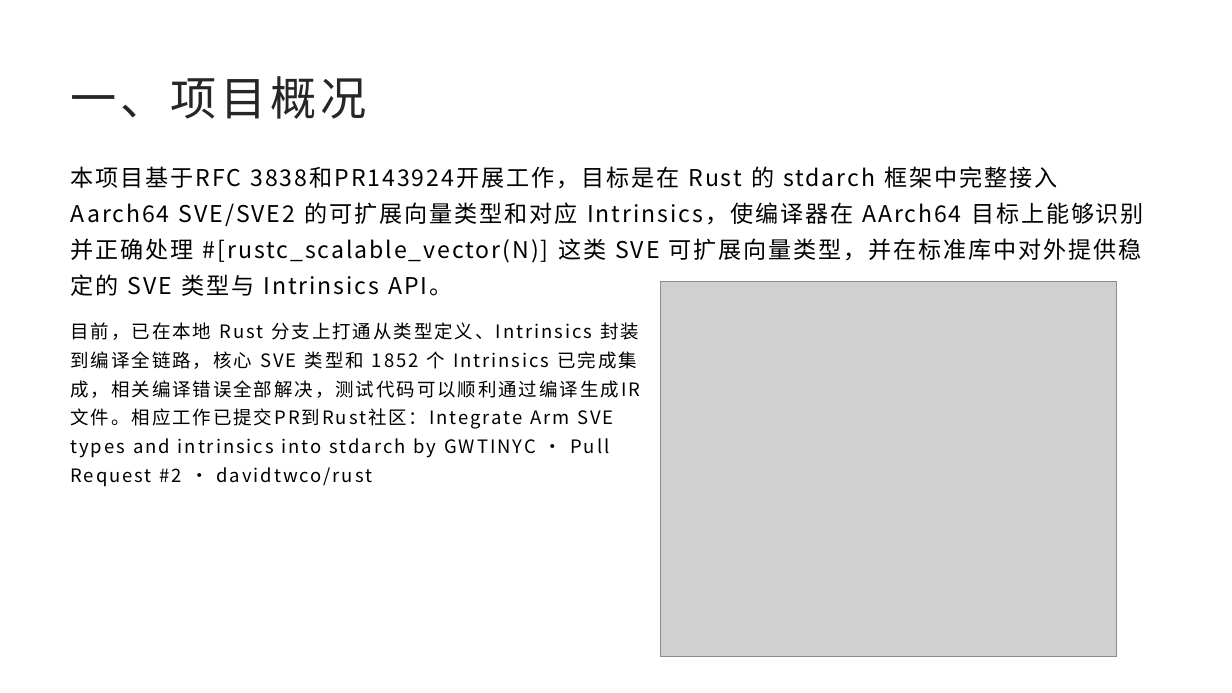
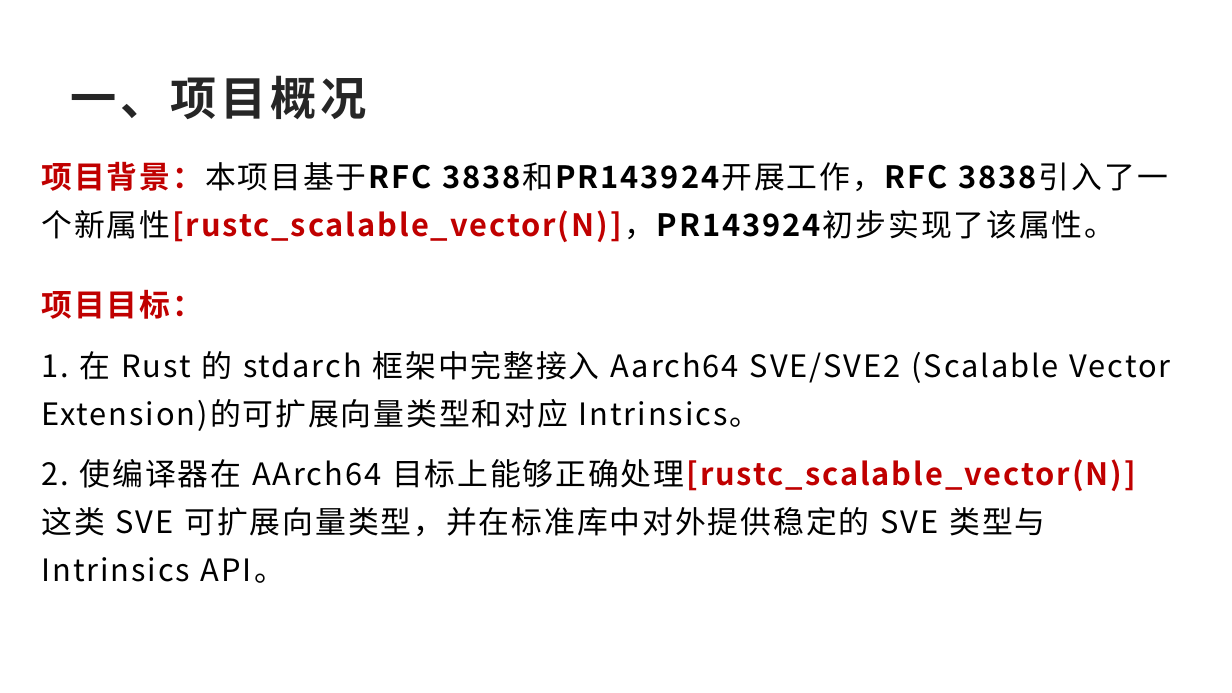
Before and after one commit to GWTINYC/rust, a slide deck: slide 3 of Rust Report.pptx. Drawn at 1232x693 pixels with LibreOffice and Linux fonts; fonts in the diff are those of the drawing; grey boxes stand for pictures. Boxes give left, top, right and bottom in pixels: in the first picture for what was removed or moved away, otherwise in the second. Text is boxed around its words. In the diff, an @@ line names an element or a change of style, - is before the commit and + after.

```diff
--- a/Rust Report.pptx
+++ b/Rust Report.pptx
@@ title "一、项目概况" at <box>71,75,367,119</box>: bold on @@
@@ text at <box>41,161,1171,583</box>: text changed; size 18 to 24 pt @@
-本项目基于RFC 3838和PR143924开展工作，目标是在 Rust 的 stdarch 框架中完整接入 Aarch64 SVE/SVE2 的可扩展向量类型和对应 Intrinsics，使编译器在 AArch64 目标上能够识别并正确处理 #[rustc_scalable_vector(N)] 这类 SVE 可扩展向量类型，并在标准库中对外提供稳定的 SVE 类型与 Intrinsics API。
+项目背景：本项目基于RFC 3838和PR143924开展工作，RFC 3838引入了一个新属性[rustc_scalable_vector(N)]，PR143924初步实现了该属性。
+项目目标：
+1. 在 Rust 的 stdarch 框架中完整接入 Aarch64 SVE/SVE2 (Scalable Vector Extension)的可扩展向量类型和对应 Intrinsics。
+2. 使编译器在 AArch64 目标上能够正确处理[rustc_scalable_vector(N)] 这类 SVE 可扩展向量类型，并在标准库中对外提供稳定的 SVE 类型与 Intrinsics API。
@@ picture removed at <box>661,282,1116,657</box> @@
@@ text removed at <box>71,322,639,482</box> @@
-目前，已在本地 Rust 分支上打通从类型定义、Intrinsics 封装到编译全链路，核心 SVE 类型和 1852 个 Intrinsics 已完成集成，相关编译错误全部解决，测试代码可以顺利通过编译生成IR文件。相应工作已提交PR到Rust社区：Integrate Arm SVE types and intrinsics into stdarch by GWTINYC · Pull Request #2 · davidtwco/rust
```
Also in this commit, not shown: 7 other slides changed, 3 slides added, 2 slides removed.
